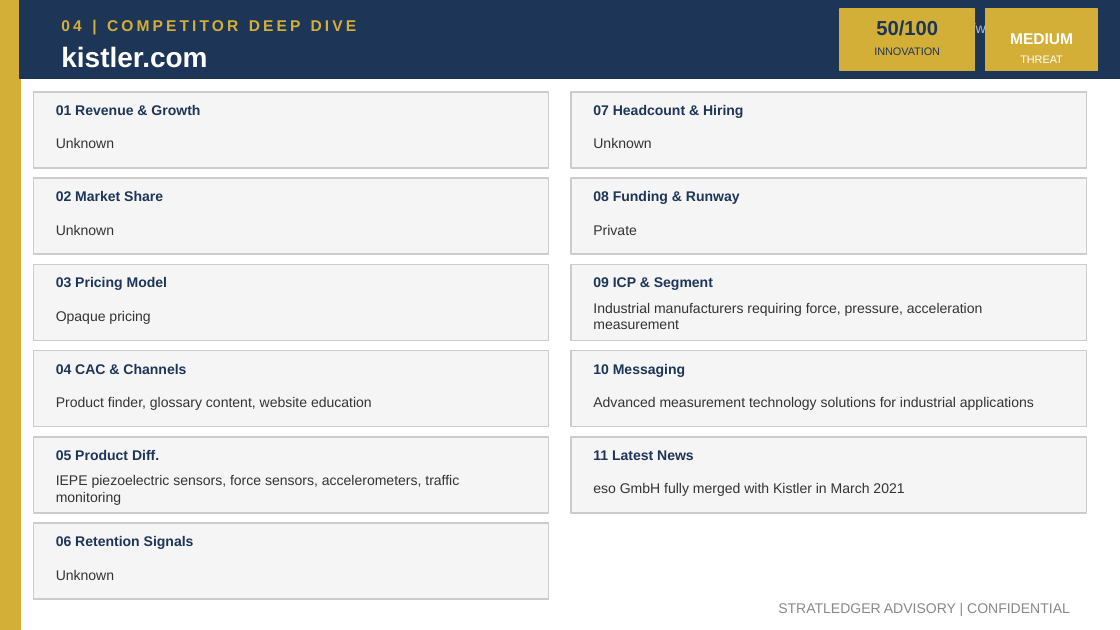
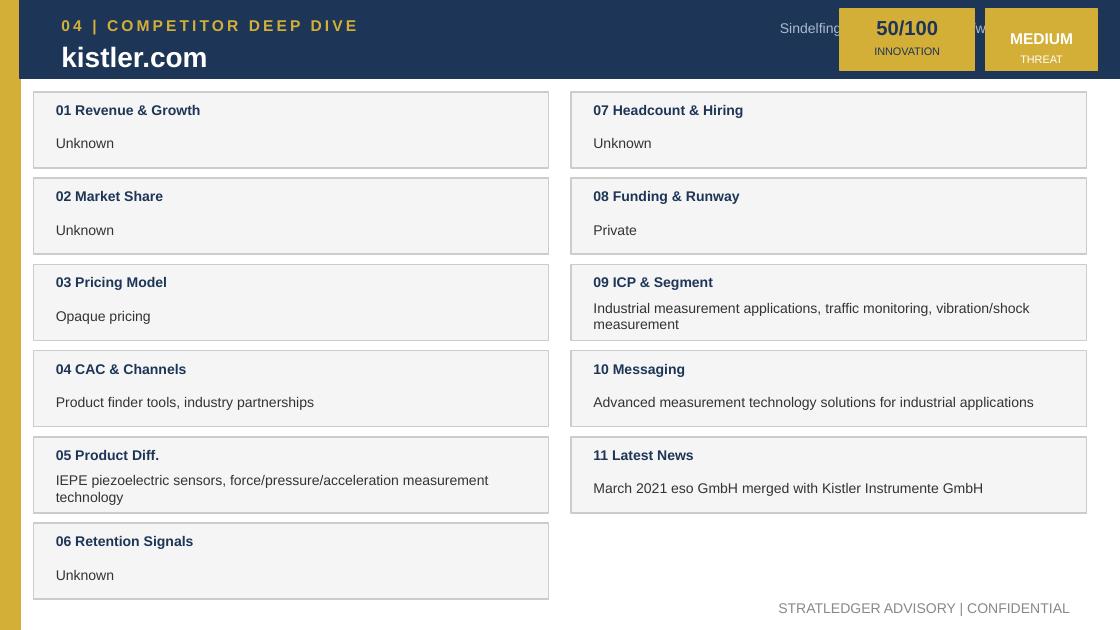
Before and after one commit to apexmakeshop-dot/droplet-commands, a slide deck: slide 7 of mesh_bioplastics_CI_Report.pptx. Drawn at 1120x630 pixels with LibreOffice and Linux fonts; fonts in the diff are those of the drawing. Boxes give left, top, right and bottom in pixels: in the first picture for what was removed or moved away, otherwise in the second. Text is boxed around its words. In the diff, an @@ line names an element or a change of style, - is before the commit and + after.

```diff
--- a/mesh_bioplastics_CI_Report.pptx
+++ b/mesh_bioplastics_CI_Report.pptx
@@ text at bbox=[780, 21, 1076, 36]: text changed @@
-Unknown | https://www.kistler.com
+Sindelfingen, Germany | https://www.kistler.com
@@ text at bbox=[593, 303, 1029, 329]: text changed @@
-Industrial manufacturers requiring force, pressure, acceleration measurement
+Industrial measurement applications, traffic monitoring, vibration/shock measurement
@@ text at bbox=[56, 397, 314, 410]: text changed @@
-Product finder, glossary content, website education
+Product finder tools, industry partnerships
@@ text at bbox=[56, 475, 489, 505]: text changed @@
-IEPE piezoelectric sensors, force sensors, accelerometers, traffic monitoring
+IEPE piezoelectric sensors, force/pressure/acceleration measurement technology
@@ text at bbox=[593, 483, 983, 496]: text changed @@
-eso GmbH fully merged with Kistler in March 2021
+March 2021 eso GmbH merged with Kistler Instrumente GmbH
```
Also in this commit, not shown: 4 other slides changed.
